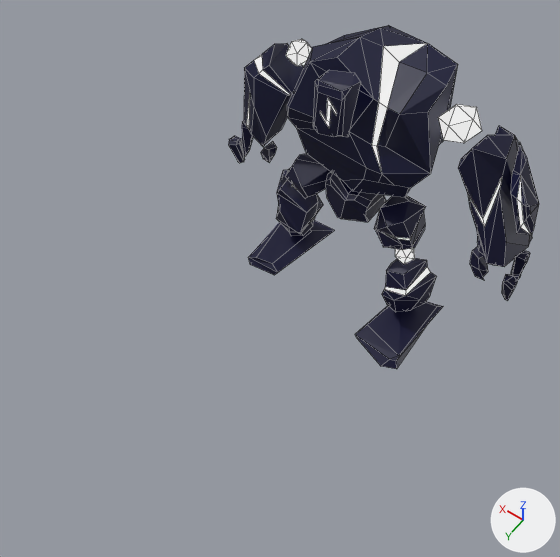
The Blender file TCG-Framework-Client/models/tcg-framework/stone-golem-r0.blend, before and after one commit.
The view is the same before and after, from a 50 mm lens placed at (-1.57, 3.02, 4.41), pointed at (-0.03, 0.86, 1.01). Arrows for +X, +Y and +Z are at lower right; the lights stay in place. Mesh edges are drawn as thin lines.
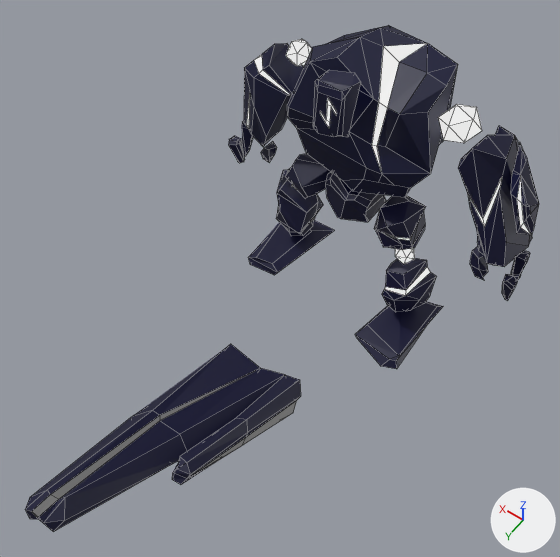
Where the newer file only moved an object's origin or applied its transform, the numbers keep the older frame.

Boxes [x1, y1, x2, y2] around the edits, measured in the pictures (560 x 557 px):
'Cube', reshaped (65% wider, 47% taller)
    before: [228, 25, 539, 369]
    after: [25, 25, 539, 532]
part 1 of me_cube, added (blue)
    after: [25, 344, 301, 532]

Edits to the bpy script that builds the scene:
```text
Change me_cube:
    used by ob_cube; location = (0.0, 0.0, 0.099); scale = (0.26, 0.26, 0.26)
    remove me_cube.from_pydata(...)  # 540 vertices, 526 faces, 4 loose edges; spans x -4.29..3.81, y -1.47..1.66, z -0.45..7.37
    add me_cube.from_pydata(...)  # 606 vertices, 597 faces, 6 loose edges; spans x -4.29..3.81, y -1.47..9.91, z -1.66..7.37
    me_cube part 1: a new loose piece of 66 vertices spanning x -0.89..1.84, y 3.2..9.91, z -1.66..2.51, in mat_material
```
